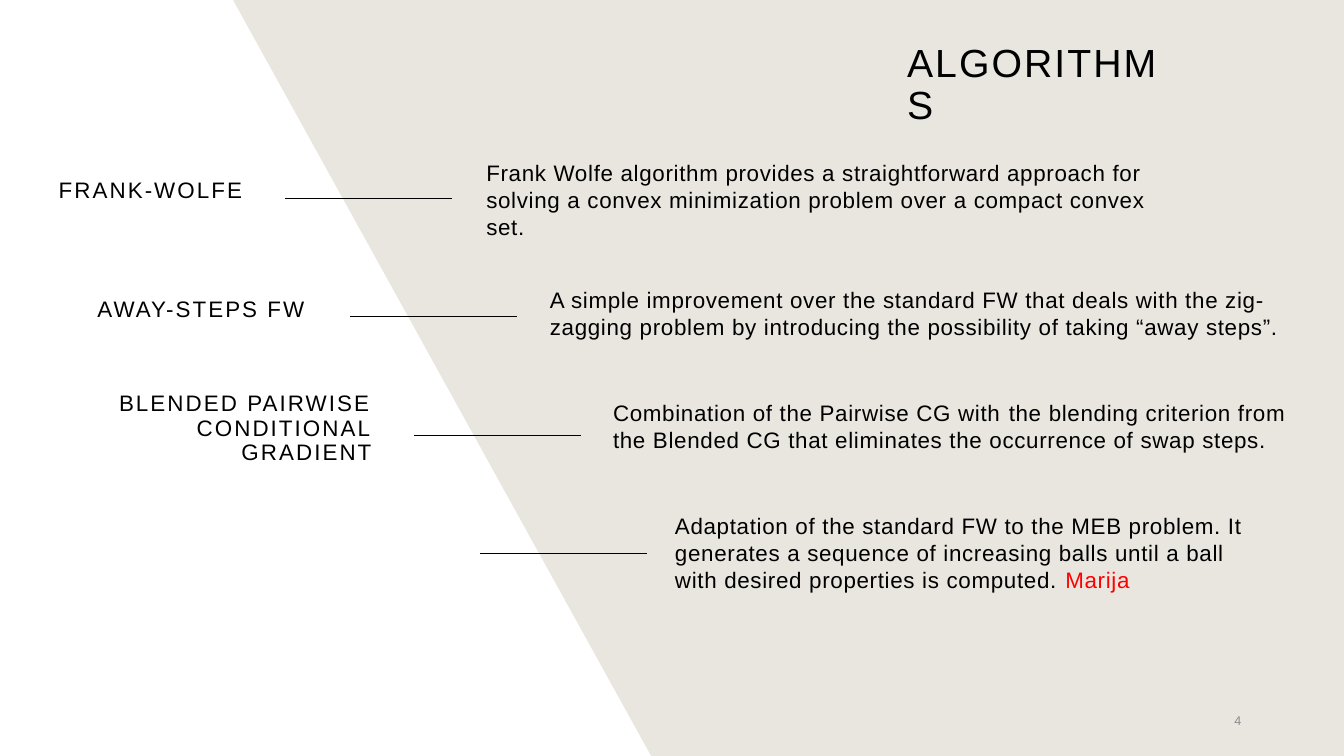
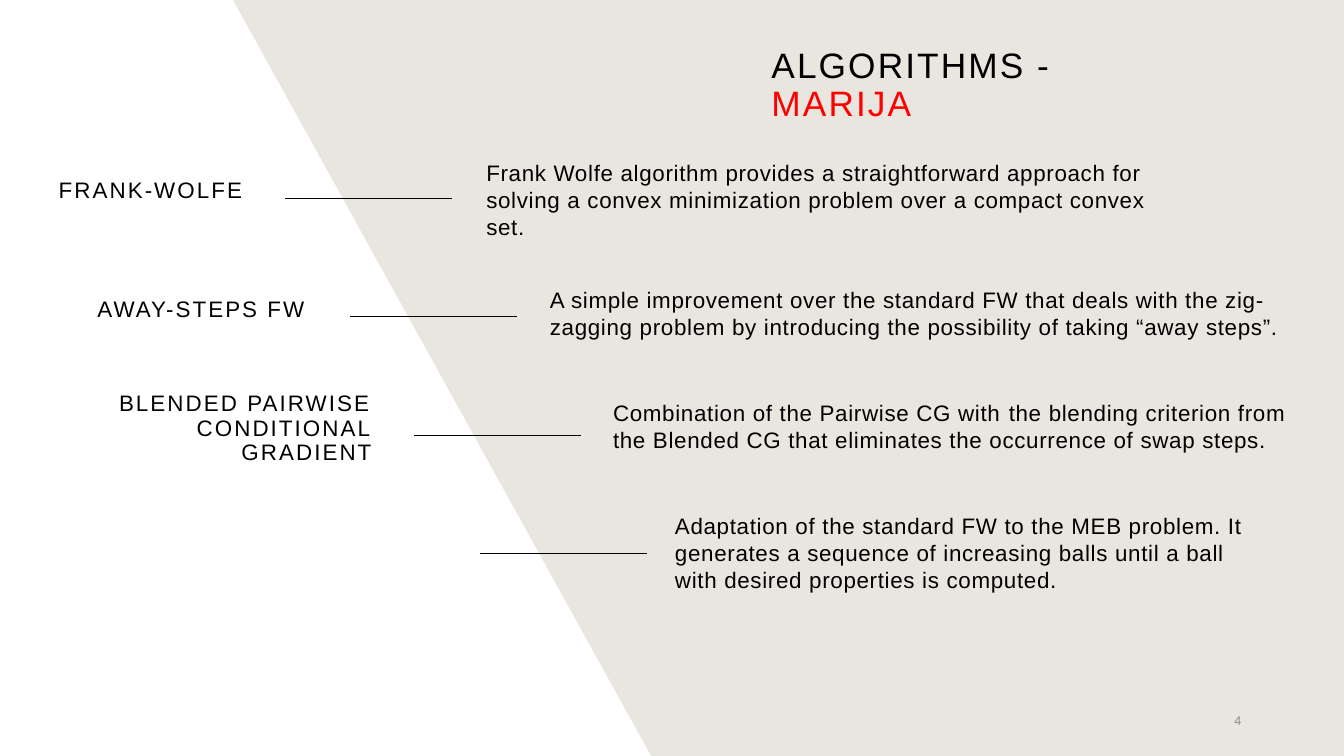
Before and after one commit to suleymanerim1/MEB_FrankWolfe_Optimization, a slide deck: slide 4 of Theory/Minimum Enclosing Ball for FW_Updated.pptx. Drawn at 1344x756 pixels with LibreOffice and Linux fonts; fonts in the diff are those of the drawing; grey boxes stand for pictures. Boxes give left, top, right and bottom in pixels: in the first picture for what was removed or moved away, otherwise in the second. Text is boxed around its words. In the diff, an @@ line names an element or a change of style, - is before the commit and + after.

```diff
--- a/Theory/Minimum Enclosing Ball for FW_Updated.pptx
+++ b/Theory/Minimum Enclosing Ball for FW_Updated.pptx
@@ title at (x1=771, y1=53, x2=1023, y2=117): text changed; size 28 to 25.2 pt @@
-ALGORITHMS
+ALGORITHMS - MARIJA
@@ text at (x1=675, y1=517, x2=1241, y2=593): text changed @@
-Adaptation of the standard FW to the MEB problem. It generates a sequence of increasing balls until a ball with desired properties is computed. Marija
+Adaptation of the standard FW to the MEB problem. It generates a sequence of increasing balls until a ball with desired properties is computed.
```
Also in this commit, not shown: 6 other slides changed.
